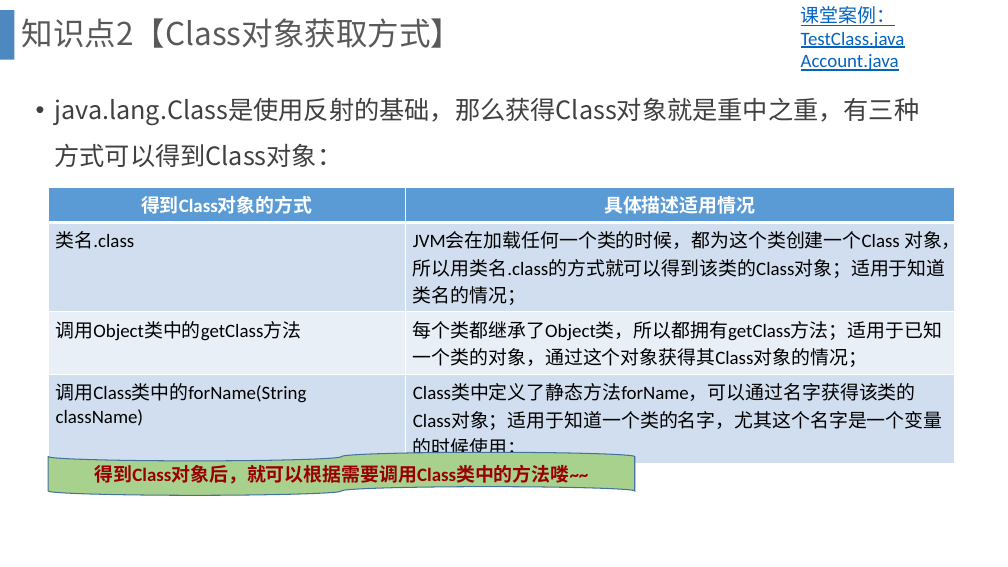
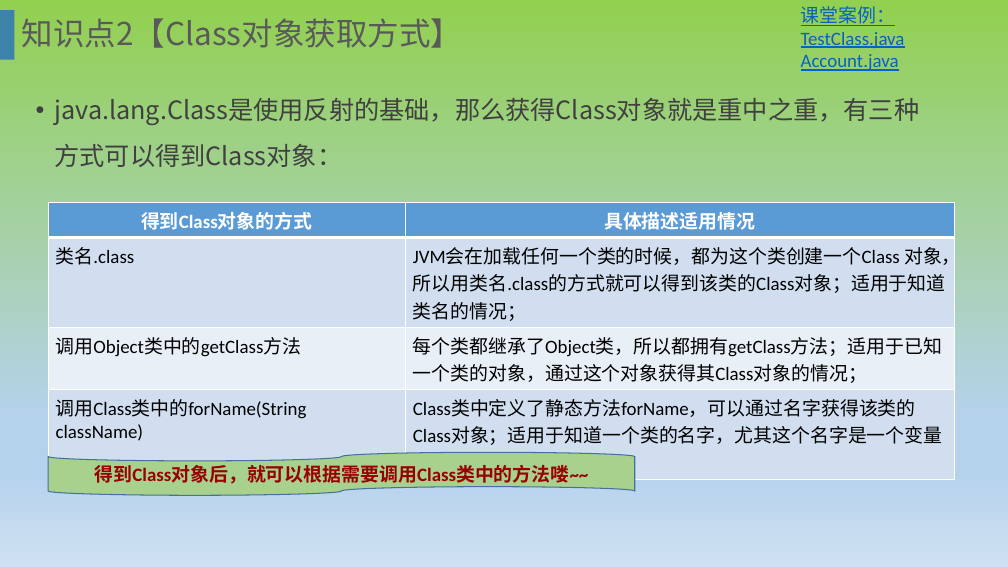
Before and after one commit to Zoran-Han/java, a slide deck: slide 12 of 课件/20190805-JAVA 反射 类加载器/第14章-反射与内省.pptx. Drawn at 1008x567 pixels with LibreOffice and Linux fonts; fonts in the diff are those of the drawing; background and template pictures are left out. Boxes give left, top, right and bottom in pixels: in the first picture for what was removed or moved away, otherwise in the second. Text is boxed around its words. In the diff, an @@ line names an element or a change of style, - is before the commit and + after.

```diff
--- a/课件/20190805-JAVA 反射 类加载器/第14章-反射与内省.pptx
+++ b/课件/20190805-JAVA 反射 类加载器/第14章-反射与内省.pptx
@@ background #FFFFFF to gradient #92D050 to #B5D2EC to #CEE1F2 @@
@@ table: place and size @@
-table at bbox=[48, 188, 955, 457]
+table at bbox=[48, 203, 955, 479]
```
Also in this commit, not shown: 38 other slides changed, 1 slide added, 1 slide removed, 19 other files.
